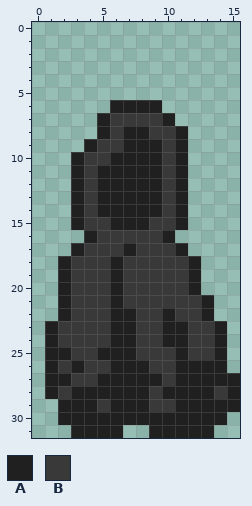
Two versions of one pixel-art sprite, game/assets/image/sprite/player/player_run_3.png. That is the earlier state.
The file is 16x32 pixels.
Palette (. is transparent): A #202020  B #393939
Pixels before, first column x 1:
 6 .....AAAA......
 7 ....ABBBBA.....
 8 ....ABAABBA....
 9 ...ABBAAABA....
10 ..ABBAAAABA....
11 ..ABAAAAABA....
12 ..ABAAAAABA....
13 ..ABAAAAABA....
14 ..ABAAAAABA....
15 ..ABBAAABBA....
16 ...ABBBBBA.....
17 ..ABBBABBBA....
18 .ABBBABBBBBA...
19 .ABBBABBBBBA...
20 .ABBBABBBBBA...
21 .ABBBABBBBBBA..
22 .ABBBAABBABBA..
23 ABBBBAABBAABBA.
24 ABBBBAABBAABBA.
25 AABBAAABBBABBA.
26 ABABBAAABBAAAA.
27 AABBAAAAABAAAAA
28 ABAAAAAABAAAABA
29 .AAABAAABBAAAAA
30 .AAAAAAAAAAAAA.
31 ..AAAA..AAAAA..
Once edited:
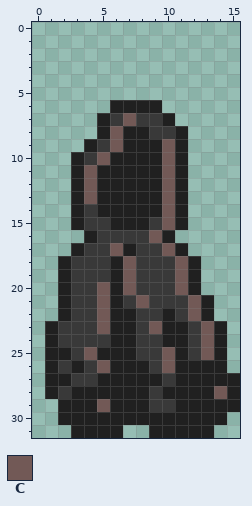
Colours new in this view: C #725956
The exact change:
Colour B gives way to colour C in row 7 at x 7; in row 8 at x 6; in row 9 at x 6 and 10; in row 10 at x 5 and 10; in rows 11 to 13 at x 4 and 10; in rows 14 to 15 at x 10.
Colour B gives way to colour C in row 16 at x 9; in row 17 at x 6 and 10; in rows 18 to 19 at x 7 and 11; in row 20 at x 5, 7 and 11; in row 21 at x 5, 8 and 12; in row 22 at x 5 and 12.
Colour B gives way to colour C in row 23 at x 5, 9 and 13; in row 24 at x 13; in row 25 at x 4, 10 and 13; in row 26 at x 5 and 10; in row 28 at x 14; in row 29 at x 5.
Pixel boxes of the changes (left, top, right, bottom) in both pictures:
changed: (84, 113, 227, 412)
